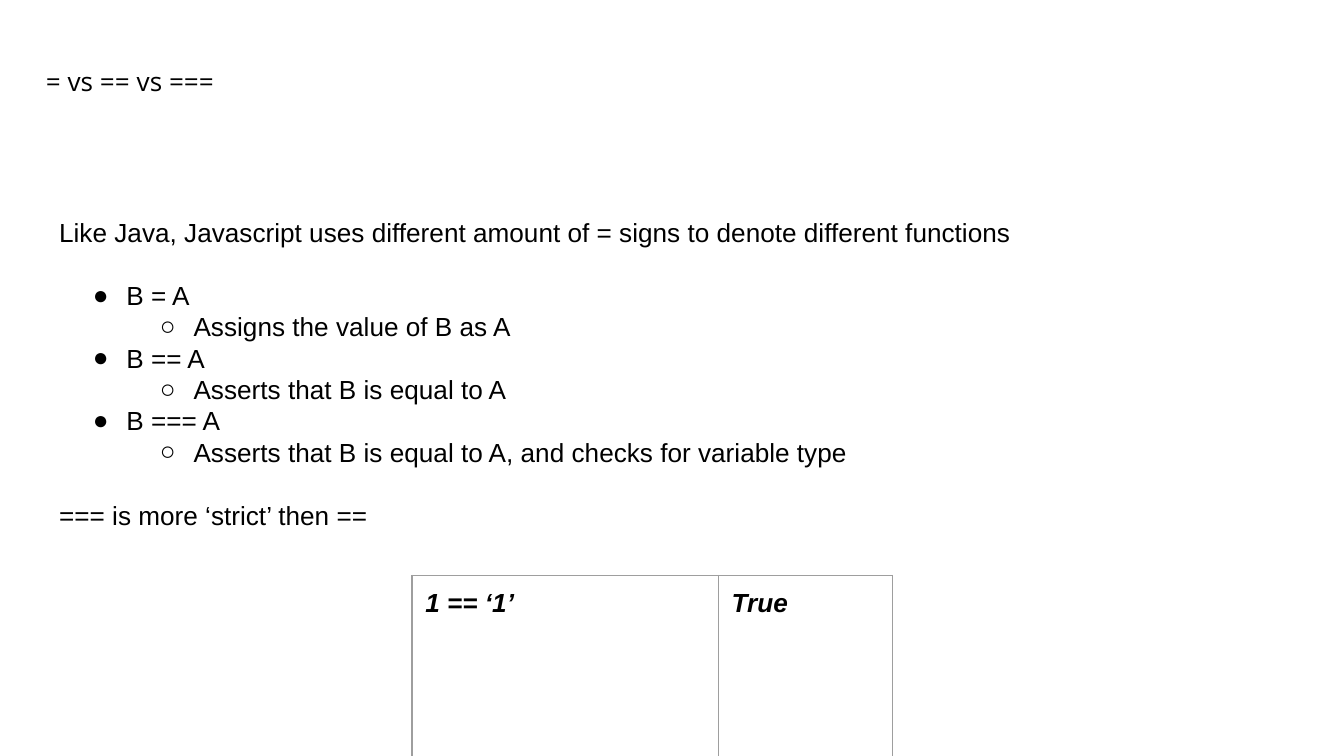
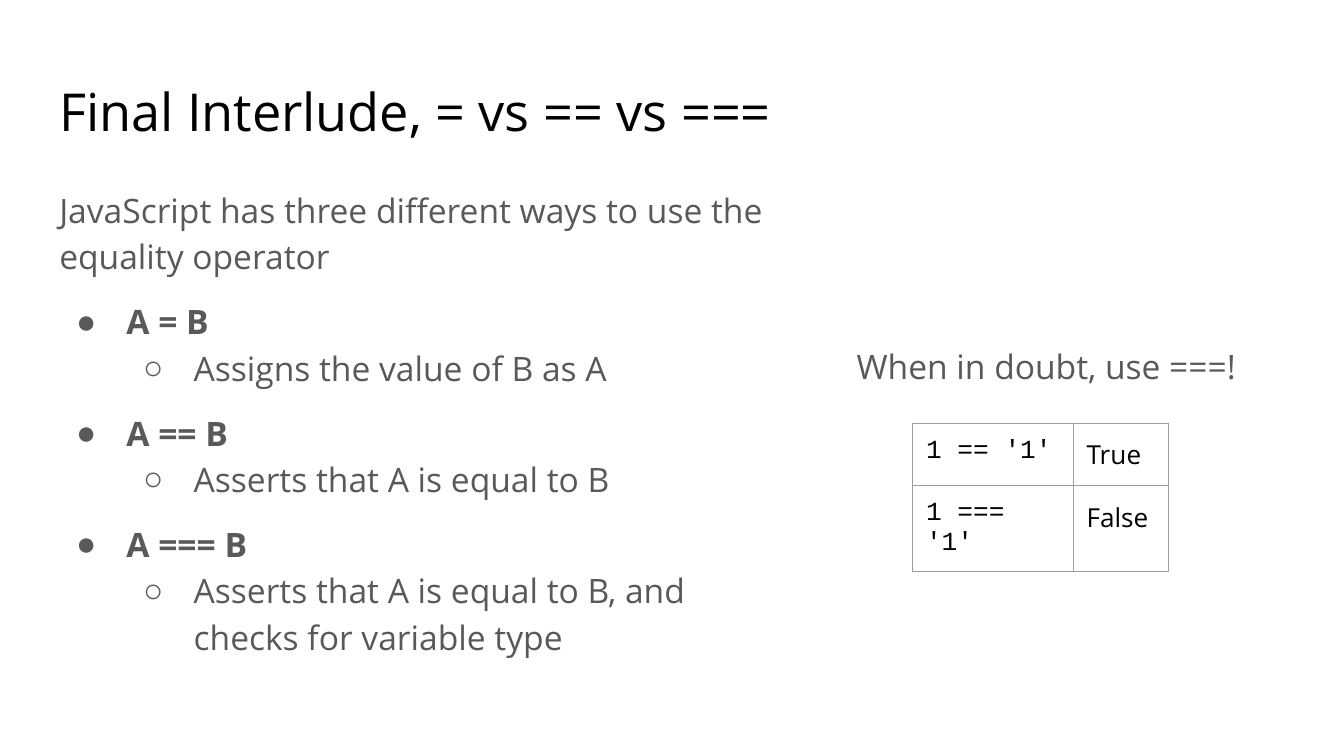
Before and after one commit to appian/hackathons, a slide deck: slide 61 of workshops/react/Intro to React.pptx (slide 16 before the commit). Drawn at 1344x756 pixels with LibreOffice and Linux fonts; fonts in the diff are those of the drawing. Boxes give left, top, right and bottom in pixels: in the first picture for what was removed or moved away, otherwise in the second. Text is boxed around its words. In the diff, an @@ line names an element or a change of style, - is before the commit and + after.

```diff
--- a/workshops/react/Intro to React.pptx
+++ b/workshops/react/Intro to React.pptx
@@ title at (59, 91, 668, 138): text changed; size 14 to 28 pt @@
-= vs == vs ===
+Final Interlude, = vs == vs ===
@@ text "JavaScript has three different ways ...": place and size @@
-text "JavaScript has three different ways ..." at (59, 223, 1010, 526)
+text "JavaScript has three different ways ..." at (59, 197, 762, 658)
@@ text at (59, 197, 762, 334): text changed; size 14 to 18 pt; font Arial to Open Sans; text colour #000000 to #595959 @@
-Like Java, Javascript uses different amount of = signs to denote different functions
-● B = A
+JavaScript has three different ways to use the equality operator
+● A = B
@@ text at (194, 355, 606, 389): size 14 to 18 pt, font Arial to Open Sans, text colour #000000 to #595959 in "Assigns the value of B as A"; indent changed; line spacing 1 to 1.15; more space between paragraphs; bullet colour #000000 to #595959 @@
@@ text added at (857, 353, 1160, 384), 18 pt, text #595959 @@
+When in doubt, use ===!
@@ text at (126, 422, 685, 658): text changed; size 14 to 18 pt; font Arial to Open Sans; text colour #000000 to #595959 @@
-● B == A
-  ○ Asserts that B is equal to A
-● B === A
-  ○ Asserts that B is equal to A, and checks for variable type
-=== is more ‘strict’ then ==
+● A == B
+  ○ Asserts that A is equal to B
+● A === B
+  ○ Asserts that A is equal to B, and checks for variable type
@@ table at (913, 423, 1168, 756) @@
-row 1, column 1: 1 == ‘1’
+row 1, column 1: 1 == '1'
-row 2, column 1: 1 === ‘1’
+row 2, column 1: 1 === '1'
@@ font Arial to Open Sans, bold off, italic off in "True", "False" @@
@@ table: place and size @@
-table at (413, 575, 894, 756)
+table at (913, 423, 1168, 756)
```
Also in this commit, not shown: 53 other slides changed, 11 slides added, 25 slides removed.
